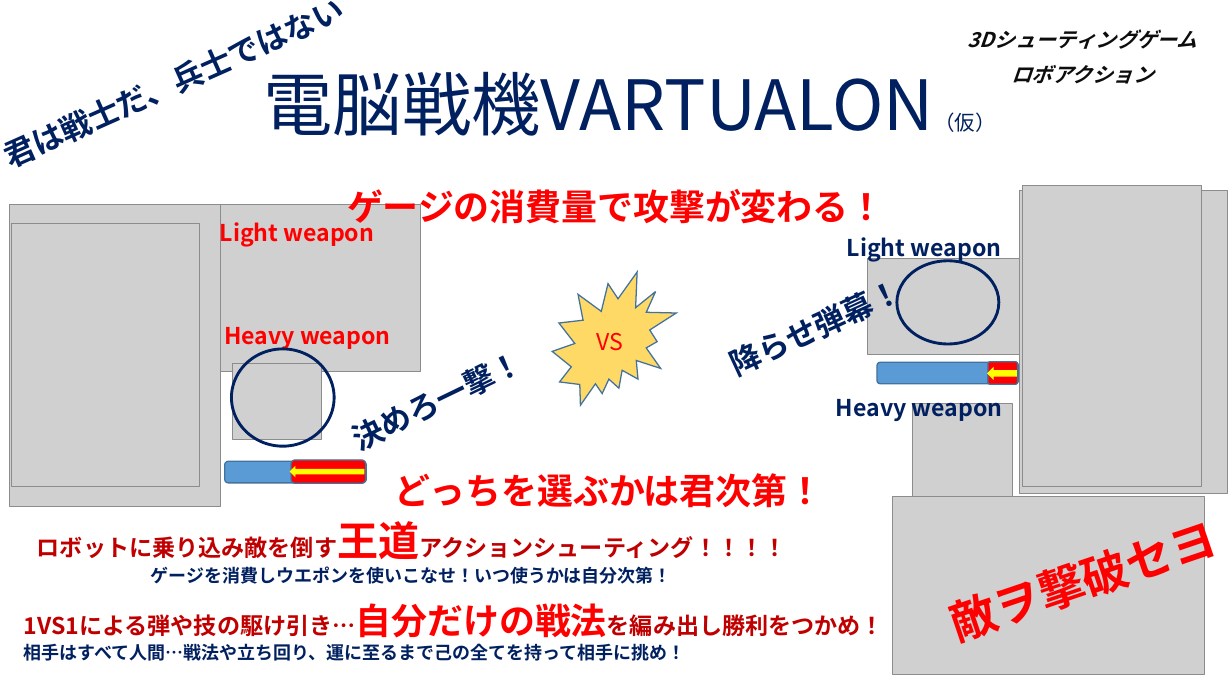
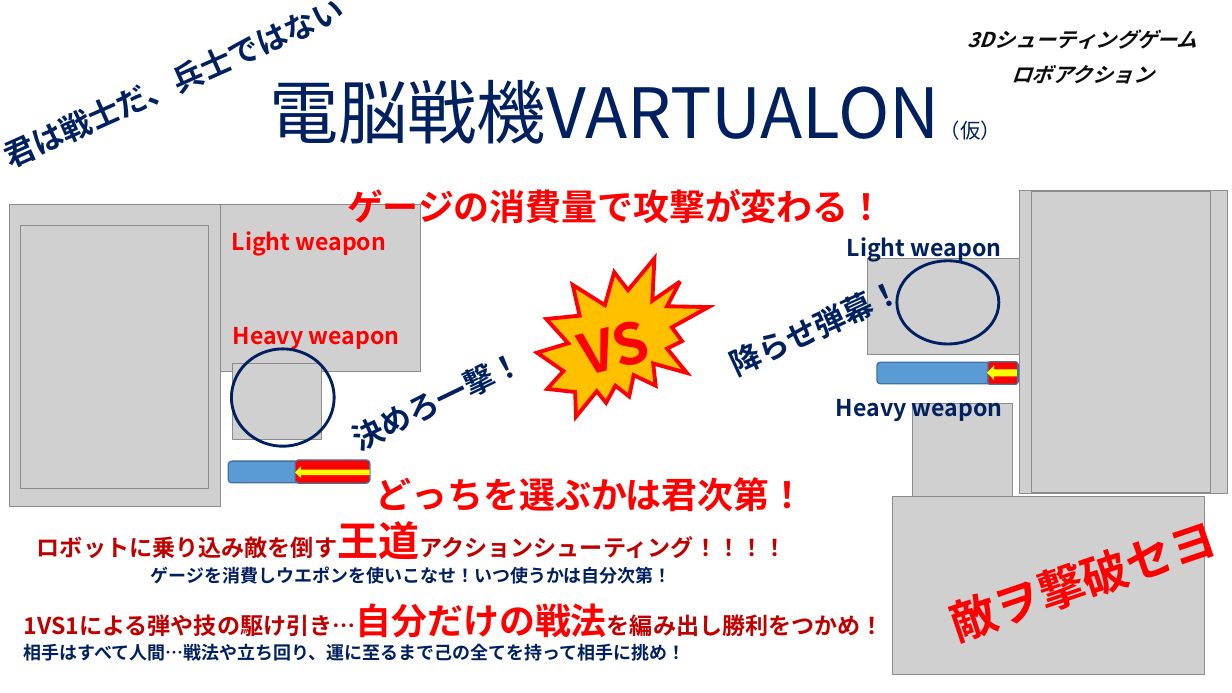
Before and after one commit to RyotaYamada05/TeamD, a slide deck: slide 1 of Schedule/電脳戦機VARTUALON.pptx. Drawn at 1232x693 pixels with LibreOffice and Linux fonts; fonts in the diff are those of the drawing; grey boxes stand for pictures; background and template pictures are left out. Boxes give left, top, right and bottom in pixels: in the first picture for what was removed or moved away, otherwise in the second. Text is boxed around its words. In the diff, an @@ line names an element or a change of style, - is before the commit and + after.

Commit message:
ワンシート企画書完成

```diff
--- a/Schedule/電脳戦機VARTUALON.pptx
+++ b/Schedule/電脳戦機VARTUALON.pptx
@@ title "電脳戦機VARTUALON（仮）" moved from (x1=263, y1=71, x2=995, y2=136) to (x1=269, y1=79, x2=1001, y2=144) @@
@@ picture moved from (x1=1023, y1=186, x2=1202, y2=487) to (x1=1032, y1=191, x2=1212, y2=493) @@
@@ picture moved from (x1=11, y1=224, x2=200, y2=486) to (x1=20, y1=226, x2=209, y2=488) @@
@@ text "Light weapon" rewrapped from (x1=220, y1=218, x2=375, y2=247) to (x1=232, y1=231, x2=387, y2=255) @@
@@ irregular seal added at (x1=537, y1=259, x2=709, y2=417), fill #FFC000, outline #FF0000 3 pt @@
@@ text "VS" at (x1=585, y1=321, x2=652, y2=390): size 18 to 44 pt, bold on; alignment centre to left; vertical alignment middle to top; fill #FFD966 to none; outline #43739E 1 pt to none; rotation 0 to 345 degrees @@
@@ text "Heavy weapon" moved from (x1=224, y1=327, x2=391, y2=350) to (x1=233, y1=327, x2=400, y2=350) @@
@@ text removed at (x1=1055, y1=363, x2=1202, y2=404) @@
-WARNING
@@ 2 rounded rectangles, 1 right arrow moved together from (x1=225, y1=460, x2=366, y2=483) to (x1=228, y1=460, x2=371, y2=483) @@
@@ text "どっちを選ぶかは君次第！" moved from (x1=394, y1=473, x2=823, y2=508) to (x1=376, y1=477, x2=805, y2=512) @@
```
